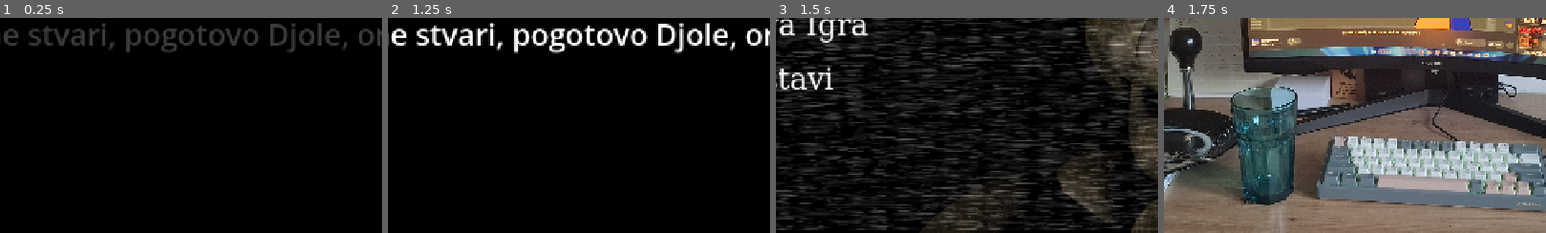
Above: before the commit, frames 1-4 (left to right).
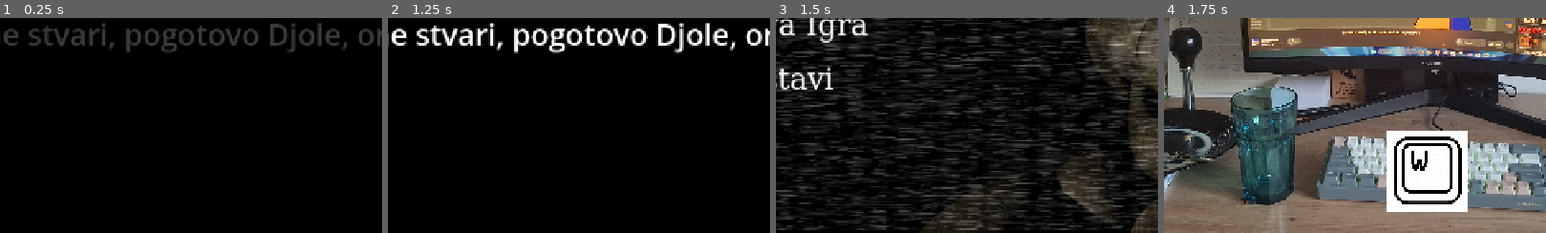
Above: after the commit, the same moments.

Repository: PabloMakesStuff/Pet-Noci-Kod-Moga-Dede
Game: Godot game, scene res://scenes/warningScrene.tscn
The game is run twice, just before and just after one commit, with the same random seed, the same clock (stepped at 60 frames per second) and the same inputs.
Inputs (mouse positions are % of the whole screen's width and height, from its top left):
- Up to frame 1 (0.25 s): no input
- Up to frame 2 (1.25 s): tap Enter at 0.5 s; move the mouse to (72, 45) at 0.52 s; press the mouse at (72, 45) at 0.53 s; tap W (CameraFlip, bound only after the commit) at 0.8 s
- Up to frame 3 (1.5 s): tap Space at 1.25 s; move the mouse to (30, 55) at 1.27 s; release the mouse at (30, 55) at 1.28 s; tap W (CameraFlip, bound only after the commit) at 1.35 s
- Up to frame 4 (1.75 s): click (30, 55) at 1.55 s
The pictures show only the part of the screen within x 20-70%, y 50-100%; the shares and areas given below are measured in that part.

Frames 1-3 are identical in both runs. In frame 4, 8.0% of the frame differs, in the area x 58-80%, y 52-91%.

Commit message:
Added cameras

Diff:
--- a/global.gd
+++ b/global.gd
@@ -2,6 +2,7 @@
 
 var office_pan = 0.0
 @export var isOnDoorSprite: bool
+var camera_active: bool = false
 
 func _ready() -> void:
 	process_mode = Node.PROCESS_MODE_ALWAYS
--- a/project.godot
+++ b/project.godot
@@ -20,6 +20,7 @@
 [autoload]
 
 Global="*uid://c0hmxqc52od1o"
+Transition="*uid://c8k4awndj716v"
 
 [display]
 
@@ -32,7 +33,7 @@
 
 guiClick={
 "deadzone": 0.2,
-"events": [Object(InputEventMouseButton,"resource_local_to_s …(136 unchanged characters)… alse,"button_mask":1,"position":Vector2(161, 9),"global_position":Vector2(170, 57),"factor":1.0,"button_index":1,"canceled":false,"pressed":true,"double_click":false,"script":null)
+"events": [Object(InputEventMouseButton,"resource_local_to_s …(136 unchanged characters)… alse,"button_mask":1,"position":Vector2(224, 13),"global_position":Vector2(233, 61),"factor":1.0,"button_index":1,"canceled":false,"pressed":true,"double_click":false,"script":null)
 ]
 }
 "skip warning"={
@@ -40,6 +41,11 @@
 "events": [Object(InputEventMouseButton,"resource_local_to_scene":false,"resource_name":"","device":-1,"window_id":0,"a …(258 unchanged characters)…
 , Object(InputEventKey,"resource_local_to_scene":false,"resource_name":"","device":-1,"window_id":0,"alt_pressed":false …(186 unchanged characters)…
 , Object(InputEventKey,"resource_local_to_scene":false,"resource_name":"","device":-1,"window_id":0,"alt_pressed":false …(182 unchanged characters)…
+]
+}
+CameraFlip={
+"deadzone": 0.2,
+"events": [Object(InputEventKey,"resource_local_to_scene":false,"resource_name":"","device":-1,"window_id":0,"alt_pressed":false,"shift_pressed":false,"ctrl_pressed":false,"meta_pressed":false,"pressed":false,"keycode":0,"physical_keycode":87,"key_label":0,"unicode":119,"location":0,"echo":false,"script":null)
 ]
 }
 
--- /dev/null
+++ b/scenes/door_scene.tscn
@@ -0,0 +1,12 @@
+[gd_scene format=3 uid="uid://d1p6gpui6lxay"]
+
+[ext_resource type="Texture2D" uid="uid://cwv43j7h8gnct" path="res://textures/assets/office/door_test.jpg" id="1_cis7l"]
+
+[node name="doorScene" type="Node2D" unique_id=1093270844]
+
+[node name="Sprite2D" type="Sprite2D" parent="." unique_id=2005560205]
+position = Vector2(798, 2.7133064)
+rotation = 1.5707964
+scale = Vector2(0.1762208, 0.17622079)
+texture = ExtResource("1_cis7l")
+centered = false
--- a/scenes/main_office.tscn
+++ b/scenes/main_office.tscn
@@ -1,5 +1,6 @@
 [gd_scene format=3 uid="uid://dmbdhreqo3rdl"]
 
+[ext_resource type="Script" uid="uid://d2begdhvk4vsr" path="res://scripts/main_office.gd" id="1_1hc3g"]
 [ext_resource type="Texture2D" uid="uid://v6bj3snlowkj" path="res://textures/assets/office/desk_test.jpg" id="1_r15ya"]
 [ext_resource type="Script" uid="uid://bmpbs41672xcu" path="res://scripts/office_room.gd" id="2_e00qi"]
 [ext_resource type="Script" uid="uid://dve5b3g0jrvmo" path="res://scripts/pan_view.gd" id="2_t7ome"]
@@ -8,7 +9,18 @@
 [ext_resource type="Texture2D" uid="uid://hqr3tr7xqpxu" path="res://textures/assets/office/Rectangle 191.png" id="5_qlsm3"]
 [ext_resource type="FontFile" uid="uid://bj6p0ggute0ox" path="res://fonts/ShareTech-UI.ttf" id="7_re7b1"]
 [ext_resource type="AudioStream" uid="uid://crpdhfks07ooa" path="res://audio/PartyFavorraspyPart_AC01__3.wav" id="9_1hc3g"]
-[ext_resource type="Texture2D" uid="uid://cwv43j7h8gnct" path="res://textures/assets/office/door_test.jpg" id="10_1hc3g"]
+[ext_resource type="Texture2D" uid="uid://dfcfi5g0a2a4x" path="res://textures/assets/office/prompt_test.png" id="9_efwtk"]
+[ext_resource type="Texture2D" uid="uid://cbg1j1ydsds8y" path="res://textures/assets/camera/bacony_test.jpg" id="11_hjv13"]
+[ext_resource type="Texture2D" uid="uid://ke0t8mf4npo8" path="res://textures/assets/camera/bathroom_test.jpg" id="12_d1wqe"]
+[ext_resource type="Texture2D" uid="uid://gcagpeu8o7cp" path="res://textures/assets/camera/hallway_test.jpg" id="13_wwtml"]
+[ext_resource type="Texture2D" uid="uid://cl7thj66tmt8r" path="res://textures/assets/camera/kitchen_test.jpg" id="14_wfclp"]
+[ext_resource type="Texture2D" uid="uid://phhkba0wm1pj" path="res://textures/assets/camera/livingroom_test.jpg" id="15_upcfv"]
+[ext_resource type="Texture2D" uid="uid://c5xkd0jxwmw7j" path="res://textures/assets/camera/room1_test.jpg" id="16_ear21"]
+[ext_resource type="Script" uid="uid://p6cu6iujd8tc" path="res://scripts/camera_map_ui.gd" id="17_upcfv"]
+[ext_resource type="Texture2D" uid="uid://cob4us106kmj0" path="res://textures/assets/camera/mapa.png" id="18_upcfv"]
+[ext_resource type="Texture2D" uid="uid://ditt3j5djtyya" path="res://textures/assets/camera/camera_notsel.png" id="19_ear21"]
+[ext_resource type="Texture2D" uid="uid://kvocifajv6qu" path="res://textures/assets/camera/camera_select.png" id="20_ou6ys"]
+[ext_resource type="AudioStream" uid="uid://di0n233tgwpwf" path="res://audio/blip3.wav" id="21_ear21"]
 
 [sub_resource type="RectangleShape2D" id="RectangleShape2D_qlsm3"]
 size = Vector2(544.14746, 913.0581)
@@ -19,7 +31,59 @@
 [sub_resource type="RectangleShape2D" id="RectangleShape2D_odjk5"]
 size = Vector2(368, 750)
 
+[sub_resource type="SpriteFrames" id="SpriteFrames_odjk5"]
+animations = [{
+"frames": [{
+"duration": 1.0,
+"texture": ExtResource("11_hjv13")
+}],
+"loop": 1,
+"name": &"balcony",
+"speed": 5.0
+}, {
+"frames": [{
+"duration": 1.0,
+"texture": ExtResource("12_d1wqe")
+}],
+"loop": 1,
+"name": &"bathroom",
+"speed": 5.0
+}, {
+"frames": [{
+"duration": 1.0,
+"texture": ExtResource("13_wwtml")
+}],
+"loop": 1,
+"name": &"hallway",
+"speed": 5.0
+}, {
+"frames": [{
+"duration": 1.0,
+"texture": ExtResource("14_wfclp")
+}],
+"loop": 1,
+"name": &"kitchen",
+"speed": 5.0
+}, {
+"frames": [{
+"duration": 1.0,
+"texture": ExtResource("15_upcfv")
+}],
+"loop": 1,
+"name": &"livingroom",
+"speed": 5.0
+}, {
+"frames": [{
+"duration": 1.0,
+"texture": ExtResource("16_ear21")
+}],
+"loop": 1,
+"name": &"room1",
+"speed": 5.0
+}]
+
 [node name="main_office" type="Node2D" unique_id=1747683782]
+script = ExtResource("1_1hc3g")
 
 [node name="DeskTest" type="Sprite2D" parent="." unique_id=1022701733]
 process_mode = 3
@@ -29,6 +93,11 @@
 script = ExtResource("2_e00qi")
 min_pan = 0.0
 
+[node name="promptForCam" type="Sprite2D" parent="DeskTest" unique_id=261758910]
+position = Vector2(259.005, 672.3666)
+scale = Vector2(0.6949313, 0.6949314)
+texture = ExtResource("9_efwtk")
+
 [node name="doorColision" type="Area2D" parent="DeskTest" unique_id=691084375]
 script = ExtResource("3_01122")
 
@@ -45,7 +114,6 @@
 position = Vector2(-1817.167, -31.394547)
 scale = Vector2(2.219702, 1.5937294)
 texture = ExtResource("5_qlsm3")
-metadata/_edit_lock_ = true
 
 [node name="Label" type="Label" parent="DeskTest/doorColision/doorSprite" unique_id=87085622]
 z_index = 3
@@ -76,7 +144,6 @@
 z_index = 1
 position = Vector2(-1841.801, -32.702637)
 shape = SubResource("RectangleShape2D_qlsm3")
-metadata/_edit_lock_ = true
 
 [node name="bonk" type="Area2D" parent="." unique_id=1334136740]
 process_mode = 3
@@ -94,19 +161,111 @@
 process_mode = 3
 z_index = 2
 script = ExtResource("2_t7ome")
-metadata/_edit_lock_ = true
 
 [node name="leftRec" type="CollisionShape2D" parent="left" unique_id=207499393]
 position = Vector2(0, 360)
 shape = SubResource("RectangleShape2D_odjk5")
-metadata/_edit_lock_ = true
-
-[node name="DoorTest" type="Sprite2D" parent="." unique_id=257253116]
-z_index = -1
-position = Vector2(606.8718, 357.55038)
-rotation = 1.5707964
-scale = Vector2(0.17539173, 0.17539169)
-texture = ExtResource("10_1hc3g")
+
+[node name="CameraSystem" type="AnimatedSprite2D" parent="." unique_id=598886846]
+position = Vector2(595.78986, 364.50003)
+scale = Vector2(0.3869427, 0.38694268)
+sprite_frames = SubResource("SpriteFrames_odjk5")
+animation = &"hallway"
+
+[node name="CameraMapUI" type="Control" parent="." unique_id=964066164]
+layout_mode = 3
+anchors_preset = 0
+offset_right = 40.0
+offset_bottom = 40.0
+script = ExtResource("17_upcfv")
+
+[node name="TextureRect" type="TextureRect" parent="CameraMapUI" unique_id=1977342216]
+layout_mode = 0
+offset_left = 990.0
+offset_top = 430.95016
+offset_right = 1282.1648
+offset_bottom = 723.115
+mouse_filter = 2
+texture = ExtResource("18_upcfv")
+expand_mode = 1
+
+[node name="RoomButtons" type="Control" parent="CameraMapUI" unique_id=1069121213]
+anchors_preset = 0
+offset_left = 549.27
+offset_top = 154.55
+offset_right = 589.27026
+offset_bottom = 186.10506
+scale = Vector2(0.74, 0.74)
+mouse_filter = 2
+
+[node name="bathroom" type="TextureButton" parent="CameraMapUI/RoomButtons" unique_id=1556833967]
+layout_mode = 0
+offset_left = 655.03375
+offset_top = 612.77014
+offset_right = 684.2914
+offset_bottom = 667.5853
+rotation = -3.5063665
+texture_normal = ExtResource("19_ear21")
+texture_pressed = ExtResource("20_ou6ys")
+
+[node name="hallway" type="TextureButton" parent="CameraMapUI/RoomButtons" unique_id=1747319051]
+layout_mode = 0
+offset_left = 668.5473
+offset_top = 473.58118
+offset_right = 699.2214
+offset_bottom = 525.66833
+rotation = -0.19896753
+texture_normal = ExtResource("19_ear21")
+texture_pressed = ExtResource("20_ou6ys")
+
+[node name="kitchen" type="TextureButton" parent="CameraMapUI/RoomButtons" unique_id=500882224]
+layout_mode = 0
+offset_left = 828.0067
+offset_top = 538.4459
+offset_right = 860.4781
+offset_bottom = 582.4459
+rotation = -3.7699113
+texture_normal = ExtResource("19_ear21")
+texture_pressed = ExtResource("20_ou6ys")
+
+[node name="livingroom" type="TextureButton" parent="CameraMapUI/RoomButtons" unique_id=388919340]
+layout_mode = 0
+offset_left = 860.4392
+offset_top = 687.0946
+offset_right = 891.96594
+offset_bottom = 739.7334
+rotation = -2.7122416
+texture_normal = ExtResource("19_ear21")
+texture_pressed = ExtResource("20_ou6ys")
+
+[node name="room1" type="TextureButton" parent="CameraMapUI/RoomButtons" unique_id=2011793433]
+layout_mode = 0
+offset_left = 765.8446
+offset_top = 745.2028
+offset_right = 795.11633
+offset_bottom = 800.8798
+rotation = -2.8448868
+texture_normal = ExtResource("19_ear21")
+texture_pressed = ExtResource("20_ou6ys")
+
+[node name="balcony" type="TextureButton" parent="CameraMapUI/RoomButtons" unique_id=380304269]
+layout_mode = 0
+offset_left = 849.62823
+offset_top = 749.25696
+offset_right = 882.0661
+offset_bottom = 804.61597
+rotation = -1.9198622
+texture_normal = ExtResource("19_ear21")
+texture_pressed = ExtResource("20_ou6ys")
+
+[node name="camSwitch" type="AudioStreamPlayer2D" parent="CameraMapUI" unique_id=1959195586]
+stream = ExtResource("21_ear21")
 
 [connection signal="input_event" from="DeskTest/doorColision" to="DeskTest" method="_on_door_colision_input_event"]
 [connection signal="input_event" from="bonk" to="DeskTest" method="_on_bonk_input_event"]
+[connection signal="pressed" from="CameraMapUI/RoomButtons/bathroom" to="CameraMapUI" method="_on_bathroom_pressed"]
+[connection signal="pressed" from="CameraMapUI/RoomButtons/hallway" to="CameraMapUI" method="_on_hallway_pressed"]
+[connection signal="pressed" from="CameraMapUI/RoomButtons/kitchen" to="CameraMapUI" method="_on_kitchen_pressed"]
+[connection signal="pressed" from="CameraMapUI/RoomButtons/livingroom" to="CameraMapUI" method="_on_livingroom_pressed"]
+[connection signal="pressed" from="CameraMapUI/RoomButtons/room1" to="CameraMapUI" method="_on_room_1_pressed"]
+[connection signal="pressed" from="CameraMapUI/RoomButtons/balcony" to="CameraMapUI" method="_on_balcony_pressed"]
--- /dev/null
+++ b/scenes/transition_layer.tscn
@@ -0,0 +1,18 @@
+[gd_scene format=3 uid="uid://c8k4awndj716v"]
+
+[ext_resource type="Script" uid="uid://b2ab0v7t876rc" path="res://scripts/transition_layer.gd" id="1_s44ji"]
+
+[node name="TransitionLayer" type="CanvasLayer" unique_id=440543348]
+process_mode = 3
+layer = 128
+script = ExtResource("1_s44ji")
+
+[node name="Fade" type="ColorRect" parent="." unique_id=634145386]
+modulate = Color(1, 1, 1, 0)
+anchors_preset = 15
+anchor_right = 1.0
+anchor_bottom = 1.0
+grow_horizontal = 2
+grow_vertical = 2
+mouse_filter = 2
+color = Color(0, 0, 0, 1)
--- /dev/null
+++ b/scripts/camera_map_ui.gd
@@ -0,0 +1,26 @@
+extends Control
+
+@onready var camera_system: AnimatedSprite2D = $"../CameraSystem"
+
+func _on_bathroom_pressed() -> void:
+	show_camera('bathroom')
+
+func _on_hallway_pressed() -> void:
+	show_camera('hallway')
+
+func _on_kitchen_pressed() -> void:
+	show_camera('kitchen')
+
+func _on_livingroom_pressed() -> void:
+	show_camera('livingroom')
+
+func _on_room_1_pressed() -> void:
+	show_camera('room1')
+
+func _on_balcony_pressed() -> void:
+	show_camera('balcony')
+
+func show_camera(animation_name: String) -> void:
+	$camSwitch.play()
+	camera_system.play(animation_name)
+	camera_system.visible = true
--- a/scripts/door_colision.gd
+++ b/scripts/door_colision.gd
@@ -10,7 +10,3 @@
 
 func mouseExited() -> void:
 	Global.isOnDoorSprite = false
-
-func _gui_input(event: InputEvent) -> void:
-	if event.is_action_pressed('guiClick'):
-		pass
--- /dev/null
+++ b/scripts/main_office.gd
@@ -0,0 +1,20 @@
+extends Node2D
+
+@onready var camera_map_ui: Control = $CameraMapUI
+@onready var camera_system: AnimatedSprite2D = $CameraSystem
+
+var camera_active: bool = false
+
+func _ready() -> void:
+	camera_map_ui.visible = false
+	camera_system.visible = false
+
+func _unhandled_input(event: InputEvent) -> void:
+	print("input received: ", event)
+	if event.is_action_pressed("CameraFlip"):
+		#print("W pressed!")
+		#Global.camera_active = !Global.camera_active
+		#visible = Global.camera_active
+		Global.camera_active = !Global.camera_active
+		camera_map_ui.visible = Global.camera_active
+		camera_system.visible = Global.camera_active
--- a/scripts/office_room.gd
+++ b/scripts/office_room.gd
@@ -18,10 +18,13 @@
 
 	doorSprite.visible = near_max
 
-func _on_door_colision_input_event(viewport: Node, event: InputEvent, shape_idx: int) -> void:
-	if Input.is_action_pressed("guiClick"):
-		pass
-
 func _on_bonk_input_event(viewport: Node, event: InputEvent, shape_idx: int) -> void:
 	if Input.is_action_pressed("guiClick"):
 		$"../bonk/bonk2".play()
+
+func _on_door_colision_input_event(viewport: Node, event: InputEvent, shape_idx: int) -> void:
+	if Global.camera_active == true:
+		visible = false
+	if event.is_action_pressed('guiClick'):
+		get_tree().paused = true
+		Transition.fade_to_scene("res://scenes/door_scene.tscn")
--- /dev/null
+++ b/scripts/transition_layer.gd
@@ -0,0 +1,21 @@
+extends CanvasLayer
+
+@onready var fade: ColorRect = $Fade
+
+func fade_to_scene(scene_path: String, duration: float = 0.5) -> void:
+	fade.mouse_filter = Control.MOUSE_FILTER_STOP
+
+	var tween = create_tween()
+	tween.set_pause_mode(Tween.TWEEN_PAUSE_PROCESS)  # runs even when tree is paused
+	tween.tween_property(fade, "modulate:a", 1.0, duration)
+	await tween.finished
+
+	get_tree().change_scene_to_file(scene_path)
+
+	var tween_in = create_tween()
+	tween_in.set_pause_mode(Tween.TWEEN_PAUSE_PROCESS)
+	tween_in.tween_property(fade, "modulate:a", 0.0, duration)
+	await tween_in.finished
+
+	fade.mouse_filter = Control.MOUSE_FILTER_IGNORE
+	get_tree().paused = false  # don't forget to unpause once you're done
Not shown, added: audio/CAMERA_VIDEO_LOA_60105303.wav.import
Not shown, added: scripts/camera_map_ui.gd.uid
Not shown, added: scripts/main_office.gd.uid
Not shown, added: scripts/transition_layer.gd.uid
Binary file added: textures/assets/camera/bacony_test.jpg
Not shown, added: textures/assets/camera/bacony_test.jpg.import
Binary file added: textures/assets/camera/bathroom_test.jpg
Not shown, added: textures/assets/camera/bathroom_test.jpg.import
Binary file added: textures/assets/camera/camera_notsel.png
Not shown, added: textures/assets/camera/camera_notsel.png.import
Binary file added: textures/assets/camera/camera_select.png
Not shown, added: textures/assets/camera/camera_select.png.import
(and 13 more such lines)
